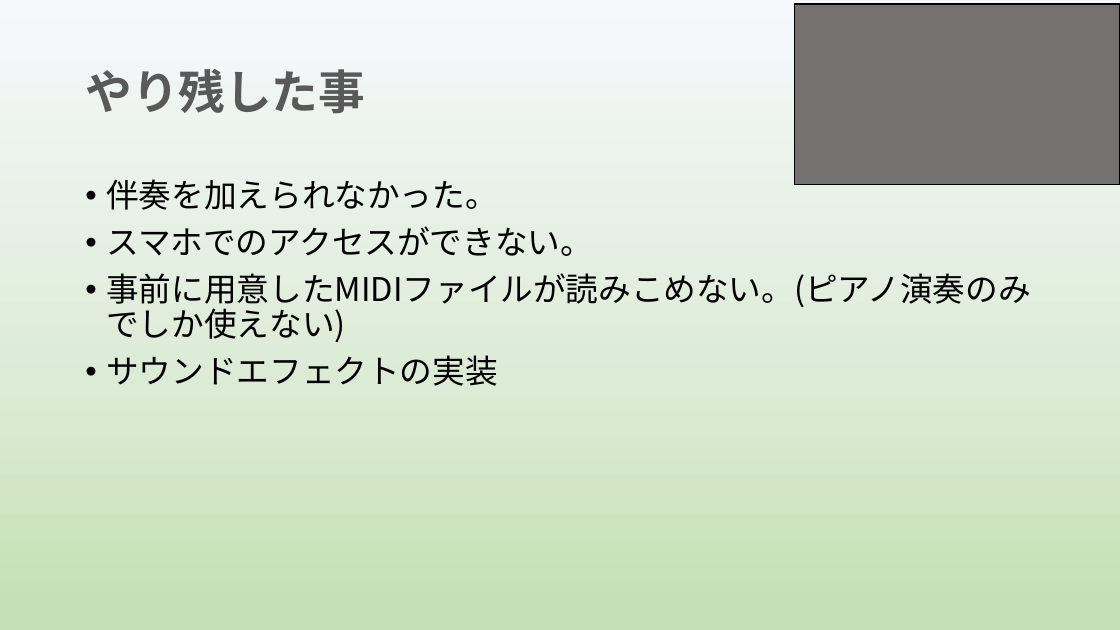
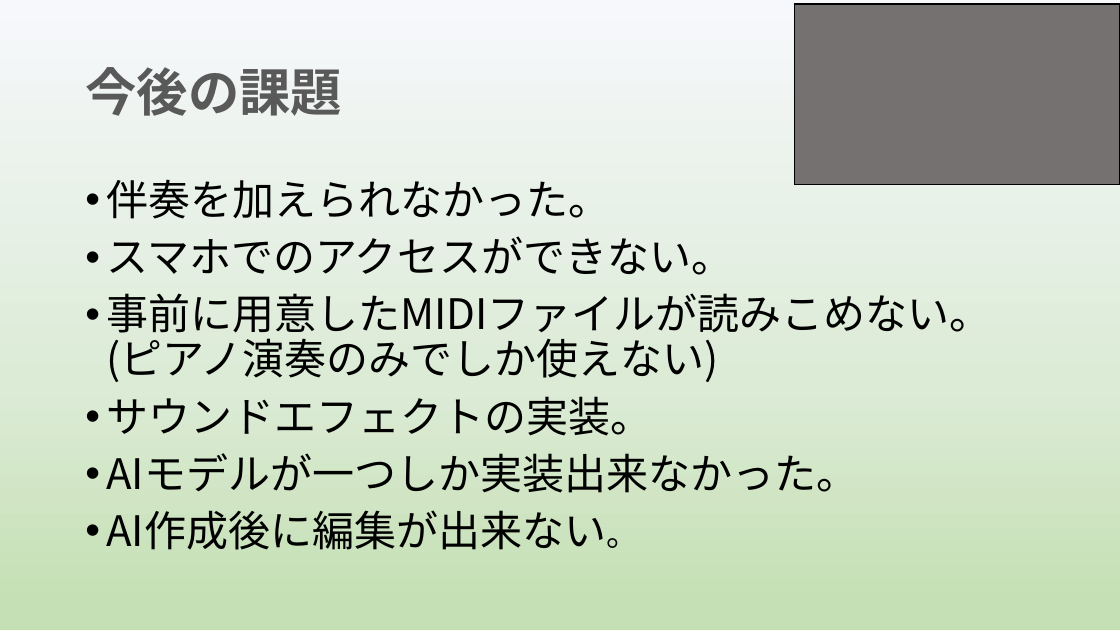
Before and after one commit to yoshitake266/bitComposer_prj, a slide deck: slide 17 of presentation/graduation/bit Composer3 .pptx (slide 16 before the commit). Drawn at 1120x630 pixels with LibreOffice and Linux fonts; fonts in the diff are those of the drawing. Boxes give left, top, right and bottom in pixels: in the first picture for what was removed or moved away, otherwise in the second. Text is boxed around its words. In the diff, an @@ line names an element or a change of style, - is before the commit and + after.

```diff
--- a/presentation/graduation/bit Composer3 .pptx
+++ b/presentation/graduation/bit Composer3 .pptx
@@ title at bbox=[85, 67, 342, 116]: text changed; size 40 to 44 pt @@
-やり残した事
+今後の課題
@@ text at bbox=[106, 179, 992, 382]: size 28 to 36 pt in "伴奏を加えられなかった。", "スマホでのアクセスができない。", "事前に用意したMIDIファイルが読みこめない。(ピアノ演奏のみでしか使えない)" @@
@@ text at bbox=[106, 396, 858, 550]: text changed; size 28 to 36 pt @@
-• サウンドエフェクトの実装
+• サウンドエフェクトの実装。
+• AIモデルが一つしか実装出来なかった。
+• AI作成後に編集が出来ない。
```
Also in this commit, not shown: 4 other slides changed, 3 slides added, 1 slide removed.
